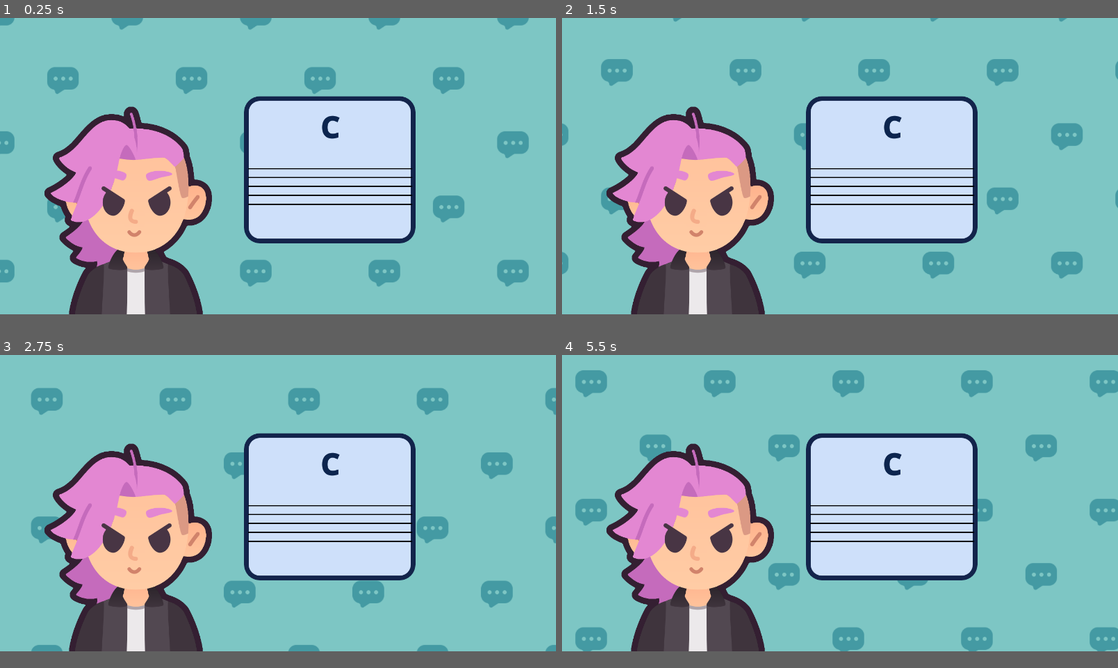
Above: before the commit, frames 1-4 (two rows, left to right).
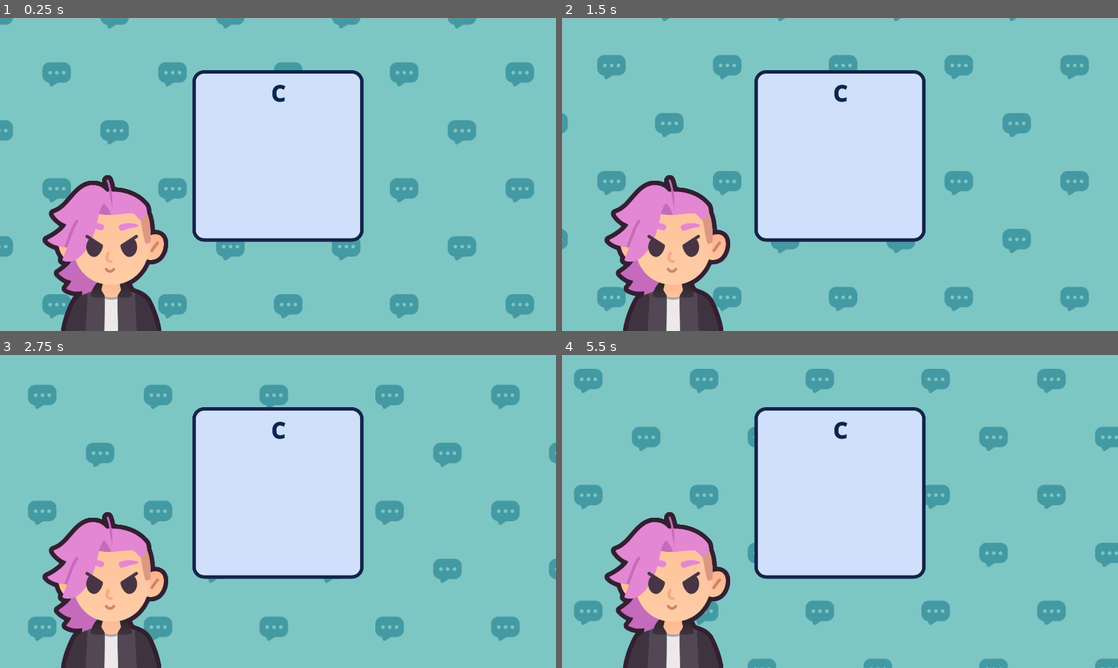
Above: after the commit, the same moments.

Repository: jonathanngkh/lofi-layers
Game: Godot game, scene res://CMajorScaleLevelOne.tscn
Two runs of this game, one before a commit and one after it. Both use one fixed random seed, a clock stepped at 60 frames per second and the inputs below. The project has no main scene, so this scene is started directly.
Inputs (mouse positions are in pixels of both pictures, inside the frame that each line leads up to):
- Up to frame 1 (0.25 s): no input
- Up to frame 2 (1.5 s): move the mouse to (962, 152) at 0.52 s; click (962, 152) at 0.67 s; drag from (728, 180) to (812, 224) at 1.27 s
- Up to frame 3 (2.75 s): move the mouse to (333, 439) at 2.02 s; click (333, 439) at 2.17 s
- Up to frame 4 (5.5 s): drag from (812, 561) to (673, 458) at 2.77 s; move the mouse to (1006, 549) at 3.52 s; click (1006, 549) at 3.67 s; drag from (673, 458) to (756, 430) at 4.27 s; move the mouse to (867, 502) at 5.02 s; click (867, 502) at 5.17 s
In our replay, the window is 800x426 before the commit and 800x450 after it. These sizes can differ from the game's own. Grey fills any space a smaller window leaves; there, only what the larger window draws over its background counts as a difference.

The runs differ from the first frame. In frame 1, 34% of the frame differs, in the area x 0-97%, y 0-100%; in frame 2, 33%; in frame 3, 34%; in frame 4, 36%, in the area x 2-100%, y 4-100%.

Commit message:
changed project settings and set anchors

Diff:
--- a/CMajorScaleLevelOne.tscn
+++ b/CMajorScaleLevelOne.tscn
@@ -22,8 +22,7 @@
 grow_horizontal = 2
 grow_vertical = 2
 theme = ExtResource("1_kywhn")
-metadata/_edit_vertical_guides_ = [1440.0, 644.0, 1064.0, 854.0]
-metadata/_edit_horizontal_guides_ = [768.0]
+metadata/_edit_vertical_guides_ = [960.0]
 
 [node name="MidiListener" parent="." instance=ExtResource("1_ue8xs")]
 
@@ -66,48 +65,14 @@
 [node name="TextBox" type="RichTextLabel" parent="."]
 layout_mode = 1
 anchors_preset = -1
-anchor_left = 0.438889
-anchor_top = 0.264323
-anchor_right = 0.438889
-anchor_bottom = 0.401042
-offset_right = 444.0
-offset_bottom = 276.0
+anchor_right = 1.0
+anchor_bottom = 1.0
+offset_left = 664.0
+offset_top = 180.0
+offset_right = -664.0
+offset_bottom = -308.0
+grow_horizontal = 2
+grow_vertical = 2
 bbcode_enabled = true
-text = "[center][b]C[/b][/center]"
-metadata/_edit_use_anchors_ = true
-
-[node name="VBoxContainer" type="VBoxContainer" parent="."]
-layout_mode = 1
-anchors_preset = -1
-anchor_left = 0.446528
-anchor_top = 0.50651
-anchor_right = 0.713889
-anchor_bottom = 0.579427
-offset_right = 40.0
-offset_bottom = 40.0
-metadata/_edit_use_anchors_ = true
-
-[node name="ColorRect" type="ColorRect" parent="VBoxContainer"]
-layout_mode = 2
-size_flags_vertical = 3
-color = Color(0, 0, 0, 1)
-
-[node name="ColorRect2" type="ColorRect" parent="VBoxContainer"]
-layout_mode = 2
-size_flags_vertical = 3
-color = Color(0, 0, 0, 1)
-
-[node name="ColorRect3" type="ColorRect" parent="VBoxContainer"]
-layout_mode = 2
-size_flags_vertical = 3
-color = Color(0, 0, 0, 1)
-
-[node name="ColorRect4" type="ColorRect" parent="VBoxContainer"]
-layout_mode = 2
-size_flags_vertical = 3
-color = Color(0, 0, 0, 1)
-
-[node name="ColorRect5" type="ColorRect" parent="VBoxContainer"]
-layout_mode = 2
-size_flags_vertical = 3
-color = Color(0, 0, 0, 1)
+text = "[center][b]C
+[/b][/center]"
--- a/project.godot
+++ b/project.godot
@@ -20,8 +20,11 @@
 
 [display]
 
-window/size/viewport_width=1440
-window/size/viewport_height=768
+window/size/viewport_width=1920
+window/size/viewport_height=1080
+window/stretch/mode="canvas_items"
+window/stretch/aspect="expand"
+window/stretch/scale_mode="integer"
 
 [editor_plugins]
 
